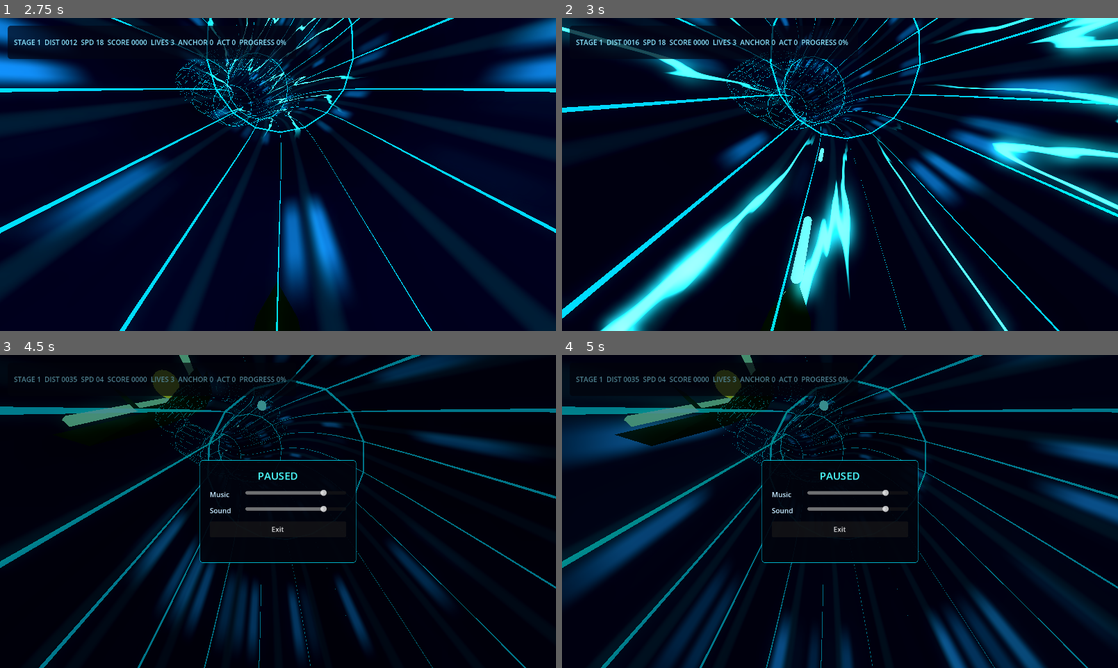
Above: before the commit, frames 1-4 (two rows, left to right).
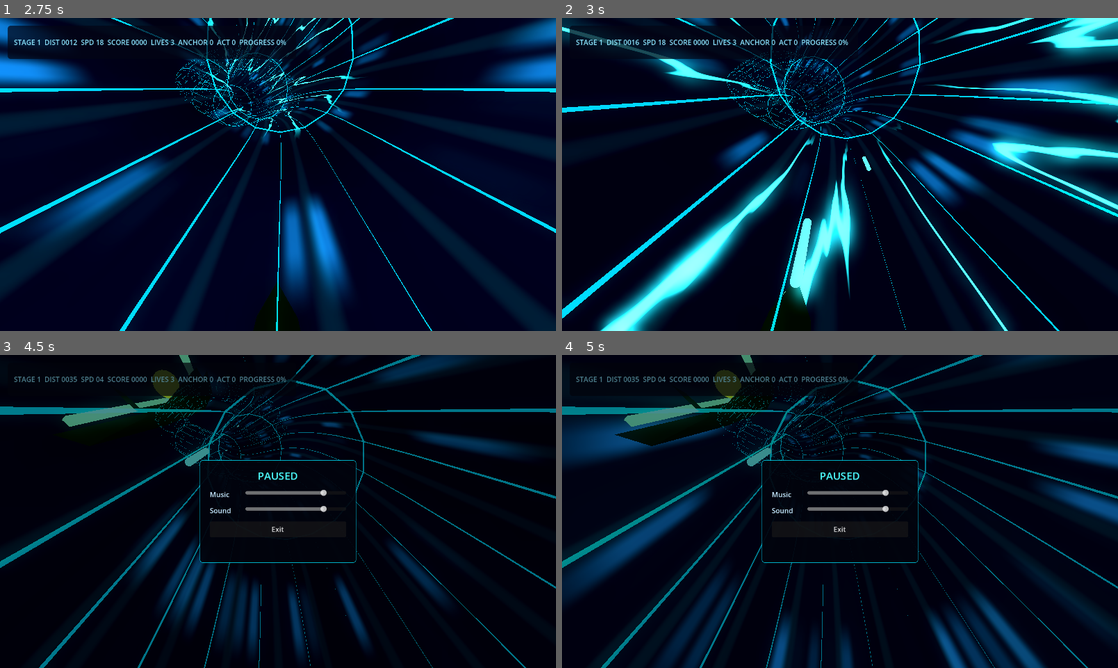
Above: after the commit, the same moments.

Repository: hobsojam/super-miranda-3d
Game: Godot game, scene res://scenes/storm_preview.tscn
Two runs of this game, one before a commit and one after it. Both use one fixed random seed, a clock stepped at 60 frames per second and the inputs below.
Inputs:
- Up to frame 1 (2.75 s): click "Stage 1" at 0.5 s; click "Stage 1" at 1.25 s; click "Start" at 2 s
- Up to frame 2 (3 s): tap Enter (ui_accept) at 2.75 s; hold Right (ui_right) from 2.78 s (still down); hold Space from 2.78 s (still down)
- Up to frame 3 (4.5 s): tap Enter (ui_accept) at 3.02, 3.77 s; release Right (ui_right) at 3.53 s; release Space at 3.53 s; hold Down 3.53-4.28 s; tap Space at 3.6 s; hold Right (ui_right) from 4.28 s (still down); hold Space from 4.28 s (still down); tap P at 4.35 s
- Up to frame 4 (5 s): keep holding Right (ui_right); keep holding Space

Frame 1 is identical in both runs. In frame 2, 0.1% of the frame differs, in the area x 41-56%, y 41-87%; in frame 3, 0.2%, in the area x 33-48%, y 14-36%; in frame 4, 0.2%.

Commit message:
Move player fire intent to player

Diff:
--- a/scenes/storm_preview.tscn
+++ b/scenes/storm_preview.tscn
@@ -64,6 +64,7 @@
 script = ExtResource("4_stage")
 storm_path = NodePath("../Storm")
 runner_path = NodePath("../Camera3D")
+player_path = NodePath("../Player")
 hud_label_path = NodePath("../Overlay/Panel/Margin/Text")
 
 [node name="Overlay" type="CanvasLayer" parent="."]
--- a/scripts/storm_player.gd
+++ b/scripts/storm_player.gd
@@ -1,8 +1,11 @@
+class_name StormPlayer
 extends Node3D
-class_name StormPlayer
+
+signal fire_requested
 
 @export var wall_offset: float = 0.82
 @export var damage_flash_time: float = 0.14
+@export var fire_cooldown: float = 0.18
 
 var _hull: MeshInstance3D
 var _left_edge: MeshInstance3D
@@ -15,6 +18,8 @@
 var _flash_material: StandardMaterial3D
 var _damage_flash_timer: float = 0.0
 var _invulnerable_visual_timer: float = 0.0
+var _fire_timer: float = 0.0
+var _fire_enabled: bool = false
 
 func _ready() -> void:
 	_build_model()
@@ -22,6 +27,7 @@
 func _process(delta: float) -> void:
 	_damage_flash_timer = maxf(_damage_flash_timer - delta, 0.0)
 	_invulnerable_visual_timer = maxf(_invulnerable_visual_timer - delta, 0.0)
+	tick_fire_input(delta, Input.is_key_pressed(KEY_SPACE))
 	_update_damage_visuals()
 
 func set_route_pose(sample: StormTube.RouteSample, lane_angle: float, tube_radius: float) -> void:
@@ -36,6 +42,19 @@
 	_damage_flash_timer = damage_flash_time
 	_invulnerable_visual_timer = maxf(_invulnerable_visual_timer, invulnerable_time)
 	_update_damage_visuals()
+
+func set_fire_enabled(enabled: bool) -> void:
+	_fire_enabled = enabled
+
+func reset_fire_cooldown() -> void:
+	_fire_timer = 0.0
+
+func tick_fire_input(delta: float, fire_held: bool) -> void:
+	_fire_timer = maxf(_fire_timer - delta, 0.0)
+	if not _fire_enabled or not fire_held or _fire_timer > 0.0:
+		return
+	fire_requested.emit()
+	_fire_timer = fire_cooldown
 
 func _build_model() -> void:
 	_flash_material = _material(Color(0.85, 1.0, 1.0), Color(0.3, 1.0, 1.0), 4.8)
@@ -86,7 +105,14 @@
 		_add_triangle(surface, bottom[0], bottom[i + 1], bottom[i], hull_color.darkened(0.35))
 	for i in top.size():
 		var next_i: int = (i + 1) % top.size()
-		_add_quad(surface, top[i], top[next_i], bottom[next_i], bottom[i], hull_color.darkened(0.16))
+		_add_quad(
+			surface,
+			top[i],
+			top[next_i],
+			bottom[next_i],
+			bottom[i],
+			hull_color.darkened(0.16)
+		)
 	return surface.commit()
 
 func _edge_strip(a: Vector3, b: Vector3) -> MeshInstance3D:
@@ -102,7 +128,11 @@
 		side = Vector3.RIGHT
 	var up: Vector3 = forward.cross(side).normalized()
 	strip.basis = Basis(side, up, forward).orthonormalized()
-	var edge_material: StandardMaterial3D = _material(Color(0.45, 1.0, 0.72), Color(0.18, 1.0, 0.62), 3.0)
+	var edge_material: StandardMaterial3D = _material(
+		Color(0.45, 1.0, 0.72),
+		Color(0.18, 1.0, 0.62),
+		3.0
+	)
 	strip.material_override = edge_material
 	if _left_edge_material == null:
 		_left_edge_material = edge_material
@@ -110,12 +140,25 @@
 		_right_edge_material = edge_material
 	return strip
 
-func _add_triangle(surface: SurfaceTool, a: Vector3, b: Vector3, c: Vector3, color: Color) -> void:
+func _add_triangle(
+	surface: SurfaceTool,
+	a: Vector3,
+	b: Vector3,
+	c: Vector3,
+	color: Color
+) -> void:
 	for vertex in [a, b, c]:
 		surface.set_color(color)
 		surface.add_vertex(vertex)
 
-func _add_quad(surface: SurfaceTool, a: Vector3, b: Vector3, c: Vector3, d: Vector3, color: Color) -> void:
+func _add_quad(
+	surface: SurfaceTool,
+	a: Vector3,
+	b: Vector3,
+	c: Vector3,
+	d: Vector3,
+	color: Color
+) -> void:
 	_add_triangle(surface, a, b, c, color)
 	_add_triangle(surface, a, c, d, color)
 
--- a/scripts/storm_stage.gd
+++ b/scripts/storm_stage.gd
@@ -27,12 +27,12 @@
 
 @export var storm_path: NodePath
 @export var runner_path: NodePath
+@export var player_path: NodePath
 @export var hud_label_path: NodePath
 @export var hit_window: float = 4.2
 @export var lives: int = 3
 @export var bullet_speed: float = 140.0
 @export var bullet_range: float = 220.0
-@export var fire_cooldown: float = 0.18
 @export var hazard_reveal_distance: float = 520.0
 @export var hazard_closing_speed: float = 0.0
 @export var low_intensity_obstacles: int = 0
@@ -49,6 +49,7 @@
 
 var _storm: StormTube
 var _runner: Node
+var _player: StormPlayer
 var _hud_label: Label
 var _hud: StageHud
 var _hazards: Array[StageHazard] = []
@@ -66,7 +67,6 @@
 var _stage: int = 1
 var _game_over: bool = false
 var _game_complete: bool = false
-var _fire_timer: float = 0.0
 var _base_passes: Array[AudioStream] = []
 var _drums_high_passes: Array[AudioStream] = []
 var _pass_index: int = 0
@@ -125,11 +125,14 @@
 func _ready() -> void:
 	_storm = get_node(storm_path) as StormTube
 	_runner = get_node(runner_path)
+	_player = get_node(player_path) as StormPlayer
 	_hud_label = get_node(hud_label_path) as Label
+	_player.fire_requested.connect(_on_player_fire_requested)
 	_setup_audio()
 	_setup_hud()
 	_build_stage_for(1)
 	_runner.set_input_enabled(false)
+	_player.set_fire_enabled(false)
 	_hud.show_start_screen()
 	_update_hud()
 
@@ -172,10 +175,6 @@
 		return
 
 	_stage_elapsed_time += delta
-	_fire_timer = maxf(_fire_timer - delta, 0.0)
-	if Input.is_key_pressed(KEY_SPACE) and _fire_timer <= 0.0:
-		_fire()
-		_fire_timer = fire_cooldown
 
 	var player_distance: float = _runner.distance()
 	var player_lane: int = _runner.lane_index()
@@ -228,7 +227,6 @@
 	_game_over = false
 	_game_complete = false
 	_run_active = true
-	_fire_timer = 0.0
 	_damage_invulnerability_timer = 0.0
 	_hud.clear_notice()
 	_stage_elapsed_time = 0.0
@@ -236,6 +234,8 @@
 	_pending_stage = 0
 	_last_stage_time_bonus = 0
 	_runner.set_input_enabled(true)
+	_player.set_fire_enabled(true)
+	_player.reset_fire_cooldown()
 	_runner.restart_run()
 	_clear_markers()
 	_clear_pickup_markers()
@@ -250,6 +250,11 @@
 
 func _start_game() -> void:
 	_start_stage(_hud.selected_start_stage)
+
+func _on_player_fire_requested() -> void:
+	if not _run_active or _game_over:
+		return
+	_fire()
 
 func _build_stage_for(stage: int) -> void:
 	_hazards.clear()
@@ -441,6 +446,7 @@
 		_stage_transition_timer = STAGE_TRANSITION_TIME
 		_run_active = false
 		_runner.set_input_enabled(false)
+		_player.set_fire_enabled(false)
 		_hud.show_stage_clear_screen(
 			completed_stage,
 			_score,
@@ -451,6 +457,7 @@
 		_update_hud()
 		return
 	_runner.set_input_enabled(false)
+	_player.set_fire_enabled(false)
 	_game_over = true
 	_game_complete = true
 	_run_active = false
@@ -463,11 +470,12 @@
 	_stage = _pending_stage
 	_pending_stage = 0
 	_stage_elapsed_time = 0.0
-	_fire_timer = 0.0
 	_damage_invulnerability_timer = 0.0
 	_hud.clear_notice()
 	_runner.restart_run()
 	_runner.set_input_enabled(true)
+	_player.set_fire_enabled(true)
+	_player.reset_fire_cooldown()
 	_run_active = true
 	_storm.set_guide_overdraw_enabled(_stage_guide_overdraw_enabled(_stage))
 	_load_music_stage(_stage)
@@ -890,6 +898,7 @@
 	_game_complete = false
 	_run_active = false
 	_runner.set_input_enabled(false)
+	_player.set_fire_enabled(false)
 	_clear_markers()
 	_clear_pickup_markers()
 	_clear_bullets()
--- a/tests/run_tests.gd
+++ b/tests/run_tests.gd
@@ -5,6 +5,7 @@
 const StageMarkerFactoryScript := preload("res://scripts/stage_marker_factory.gd")
 const StageOneDefinitionScript := preload("res://scripts/stage_one_definition.gd")
 const StageTwoDefinitionScript := preload("res://scripts/stage_two_definition.gd")
+const StormPlayerScript := preload("res://scripts/storm_player.gd")
 
 var _failures: int = 0
 
@@ -16,6 +17,7 @@
 	_test_stage_hud()
 	_test_marker_factory()
 	_test_stage_definitions()
+	_test_player_fire_intent()
 
 	if _failures == 0:
 		print("All tests passed")
@@ -158,6 +160,30 @@
 		"stage 2 disables guide overdraw"
 	)
 
+func _test_player_fire_intent() -> void:
+	var player: StormPlayer = StormPlayerScript.new()
+	var fire_count: Array[int] = [0]
+	player.fire_cooldown = 0.5
+	player.fire_requested.connect(func() -> void: fire_count[0] += 1)
+
+	player.tick_fire_input(1.0, true)
+	_assert_eq(fire_count[0], 0, "player does not fire while disabled")
+
+	player.set_fire_enabled(true)
+	player.tick_fire_input(0.0, true)
+	_assert_eq(fire_count[0], 1, "player fires immediately when enabled")
+
+	player.tick_fire_input(0.2, true)
+	_assert_eq(fire_count[0], 1, "player respects fire cooldown")
+
+	player.tick_fire_input(0.3, true)
+	_assert_eq(fire_count[0], 2, "player fires again after cooldown")
+
+	player.set_fire_enabled(false)
+	player.tick_fire_input(0.5, true)
+	_assert_eq(fire_count[0], 2, "disabled player stops firing")
+	player.free()
+
 func _assert_eq(actual: Variant, expected: Variant, label: String) -> void:
 	if actual == expected:
 		return
Not shown, changed: .github/workflows/ci.yml
